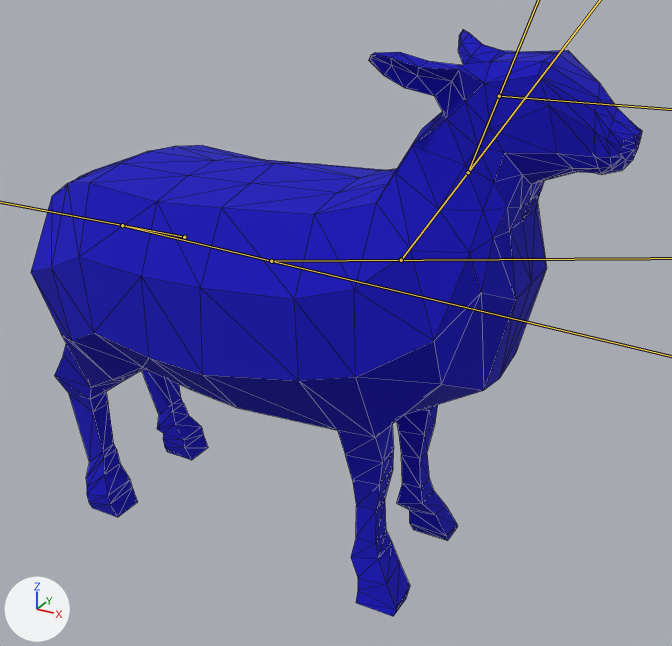
An edit to the glTF model portfolio-v2/public/sheepModelwAnimations.gltf, drawn before and after from the same camera.
The view is the same before and after, from a 50 mm camera at (0.953, -1.615, 1.372) aimed at (0.055, 0.017, 0.556). Every picture has the same lights, and +X, +Y and +Z are marked at lower left. The bones that bend it are drawn over the model as lines. Mesh edges are drawn as thin lines.

The first picture shows 'Sheep'.
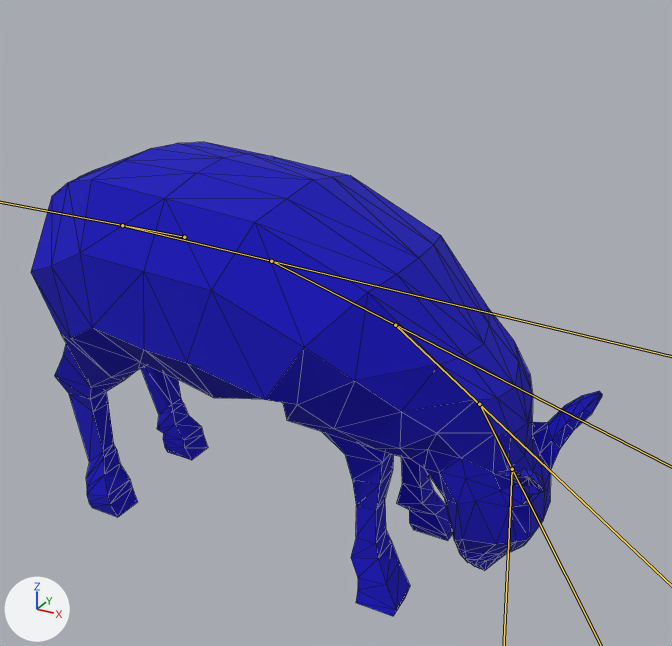
The newer file adds an action. The first version stands in its rest pose; the second is drawn at frame 0 of the action 'HeadUp'.

The change, as a diff of the scene's bpy script:
```diff
--- a/portfolio-v2/public/sheepModelwAnimations.gltf.py
+++ b/portfolio-v2/public/sheepModelwAnimations.gltf.py
@@ bone_upper @@
 bone_upper = bpy.data.objects['Armature'].pose.bones['Upper']  # child of 'Lower'
-bone_upper.rotation_quaternion = (1.0, 0.0, 0.0, 0.0)  # degrees (0, 0, 0)
+bone_upper.rotation_quaternion = (0.973, 0.0, 0.0, -0.229)  # degrees (0, 0, -27)
@@ bone_chest @@
 bone_chest = bpy.data.objects['Armature'].pose.bones['Chest']  # child of 'Upper'
-bone_chest.rotation_quaternion = (1.0, 0.0, 0.0, 0.0)  # degrees (0, 0, 0)
+bone_chest.rotation_quaternion = (0.845, 0.0, 0.0, -0.535)  # degrees (0, 0, -65)
@@ bone_neck @@
 bone_neck = bpy.data.objects['Armature'].pose.bones['Neck']  # child of 'Chest'
-bone_neck.rotation_quaternion = (1.0, 0.0, 0.0, 0.0)  # degrees (0, 0, 0)
+bone_neck.rotation_quaternion = (0.945, 0.0, 0.0, -0.328)  # degrees (0, 0, -38)
@@ bone_head @@
 bone_head = bpy.data.objects['Armature'].pose.bones['Head']  # child of 'Neck'
-bone_head.rotation_quaternion = (1.0, 0.0, 0.0, 0.0)  # degrees (0, 0, 0)
+bone_head.rotation_quaternion = (0.937, 0.0, 0.0, 0.35)  # degrees (0, 0, 41)
```

What differs and where, as boxes [x1, y1, x2, y2] in the pictures (672 x 646 px):
'Sheep', posed (7% narrower, 19% shorter): before [31, 30, 642, 616]; after [31, 142, 602, 616]
